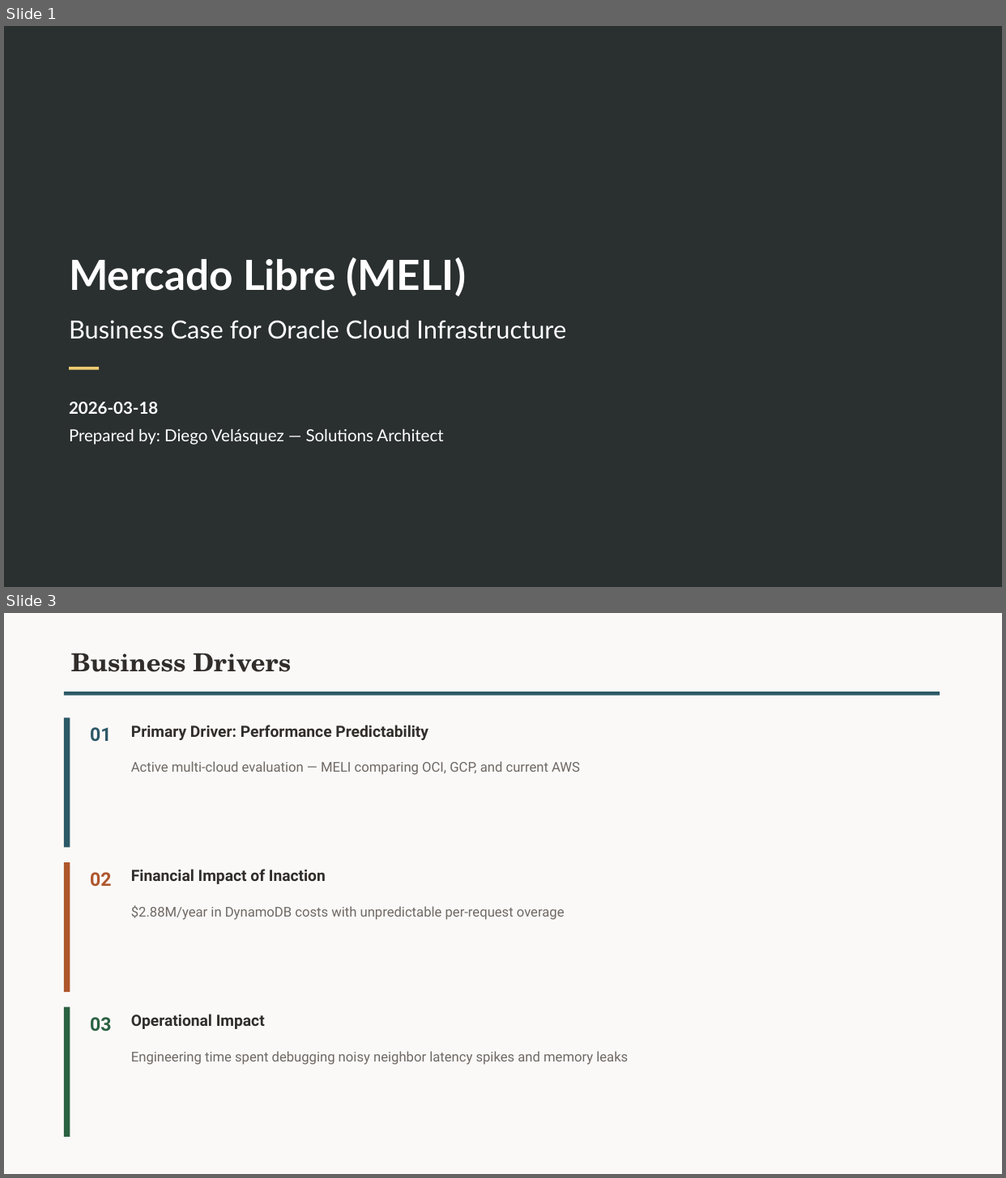
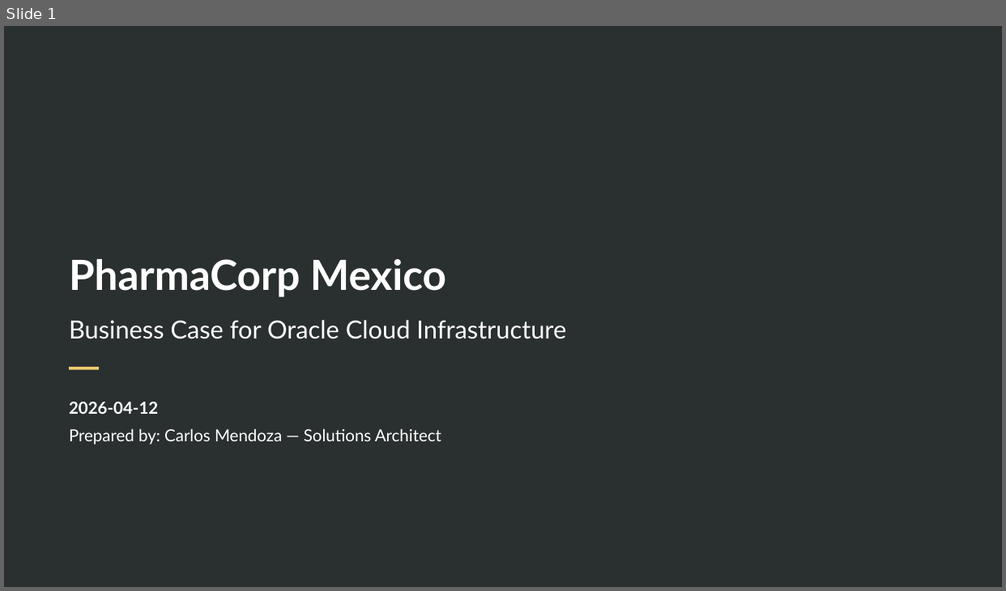
Before and after one commit to Diegoecab/oci-deal-accelerator, a slide deck: examples/output-demo-pharma-mx/opt08-business-case.pptx. Shown one above the other, each under a label of ours: slides 1 and 3 before the commit, slide 1 after it; the slides between them are not shown. The pictures are 1006x1178 and 1006x591 pixels, drawn with LibreOffice and Linux fonts; fonts in the diff are those of the drawing; background and template pictures are left out. Boxes give left, top, right and bottom in pixels: in the first picture for what was removed or moved away, otherwise in the second. Text is boxed around its words. In the diff, an @@ line names an element or a change of style, - is before the commit and + after.

```diff
--- a/examples/output-demo-pharma-mx/opt08-business-case.pptx
+++ b/examples/output-demo-pharma-mx/opt08-business-case.pptx
@@ slide 3 removed at bbox=[4, 613, 1002, 1174], background #FBF9F8 @@
@@ text removed at bbox=[71, 653, 291, 672] @@
-Business Drivers
@@ rectangle removed at bbox=[64, 692, 940, 696] @@
@@ rectangle removed at bbox=[64, 717, 70, 847] @@
@@ text removed at bbox=[90, 727, 111, 742] @@
-01
@@ text removed at bbox=[131, 725, 428, 740] @@
-Primary Driver: Performance Predictability
@@ text removed at bbox=[131, 761, 580, 775] @@
-Active multi-cloud evaluation — MELI comparing OCI, GCP, and current AWS
@@ rectangle removed at bbox=[64, 862, 70, 992] @@
@@ text removed at bbox=[90, 872, 111, 886] @@
-02
@@ text removed at bbox=[131, 869, 326, 884] @@
-Financial Impact of Inaction
@@ text removed at bbox=[131, 905, 565, 920] @@
-$2.88M/year in DynamoDB costs with unpredictable per-request overage
@@ rectangle removed at bbox=[64, 1007, 70, 1137] @@
@@ text removed at bbox=[90, 1017, 111, 1032] @@
-03
@@ text removed at bbox=[131, 1014, 265, 1029] @@
-Operational Impact
@@ text removed at bbox=[131, 1051, 628, 1065] @@
-Engineering time spent debugging noisy neighbor latency spikes and memory leaks
@@ slide 1 changed as well @@
@@ title at bbox=[69, 259, 446, 297]: text changed @@
-Mercado Libre (MELI)
+PharmaCorp Mexico
@@ text at bbox=[69, 402, 158, 414]: text changed @@
-2026-03-18
+2026-04-12
@@ text at bbox=[69, 429, 441, 445]: text changed @@
-Prepared by: Diego Velásquez — Solutions Architect
+Prepared by: Carlos Mendoza — Solutions Architect
```
Also in this commit, not shown: 2 other slides changed, 6 slides added, 6 other slides removed, 4 other files.
